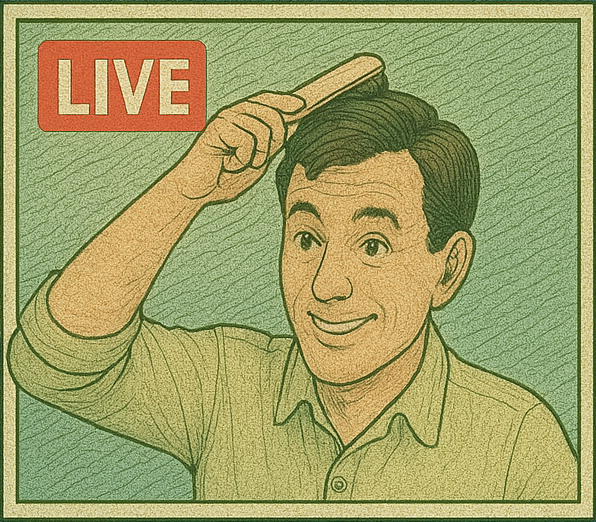
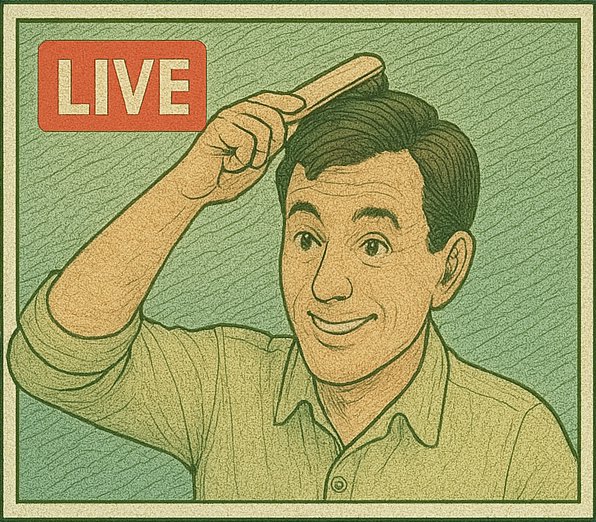
Layers edited between the first and the second 596×522 image:
added layer "live copy" (addition, 19%) above "live" over left=3, top=4, right=594, bottom=518